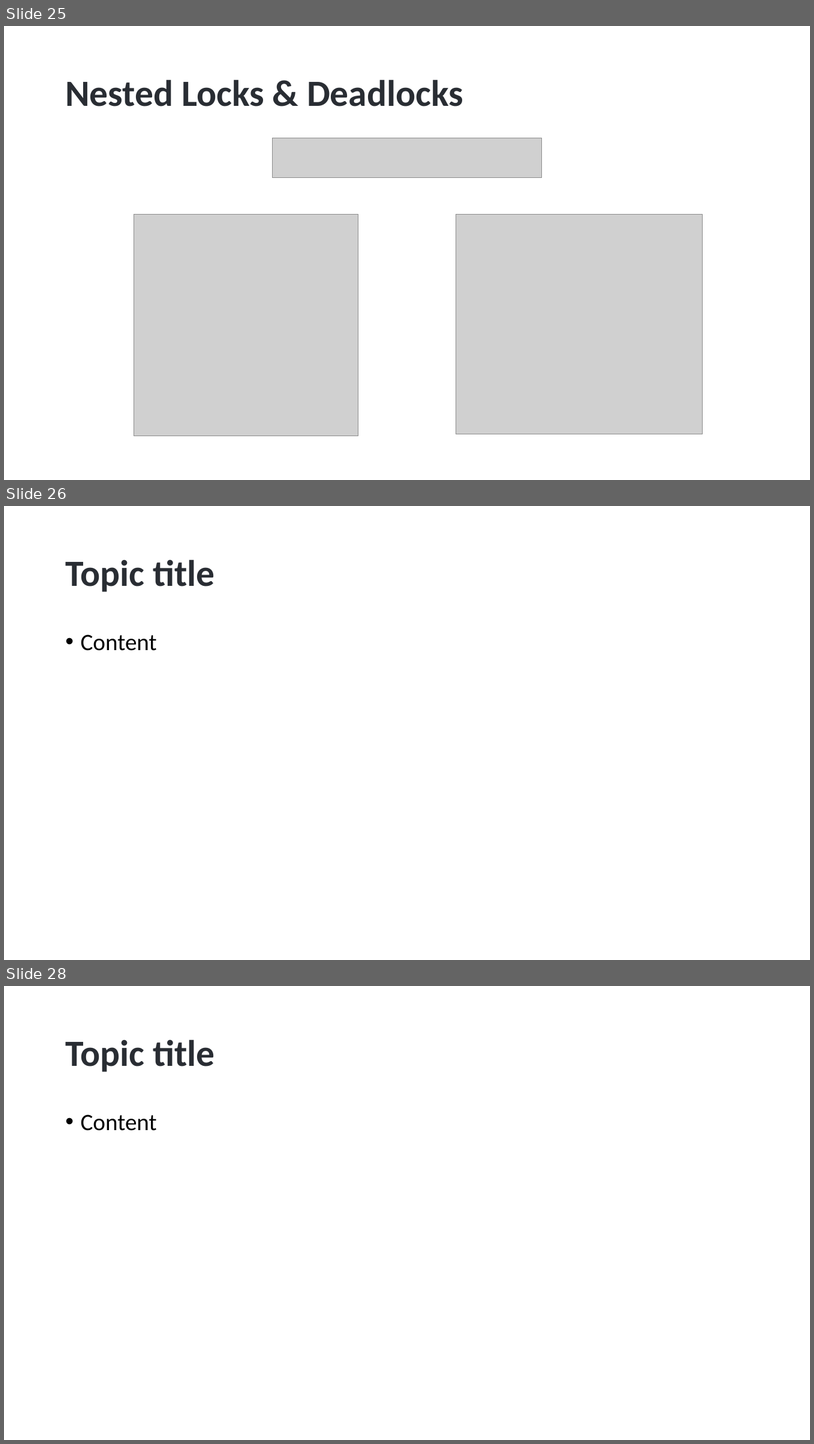
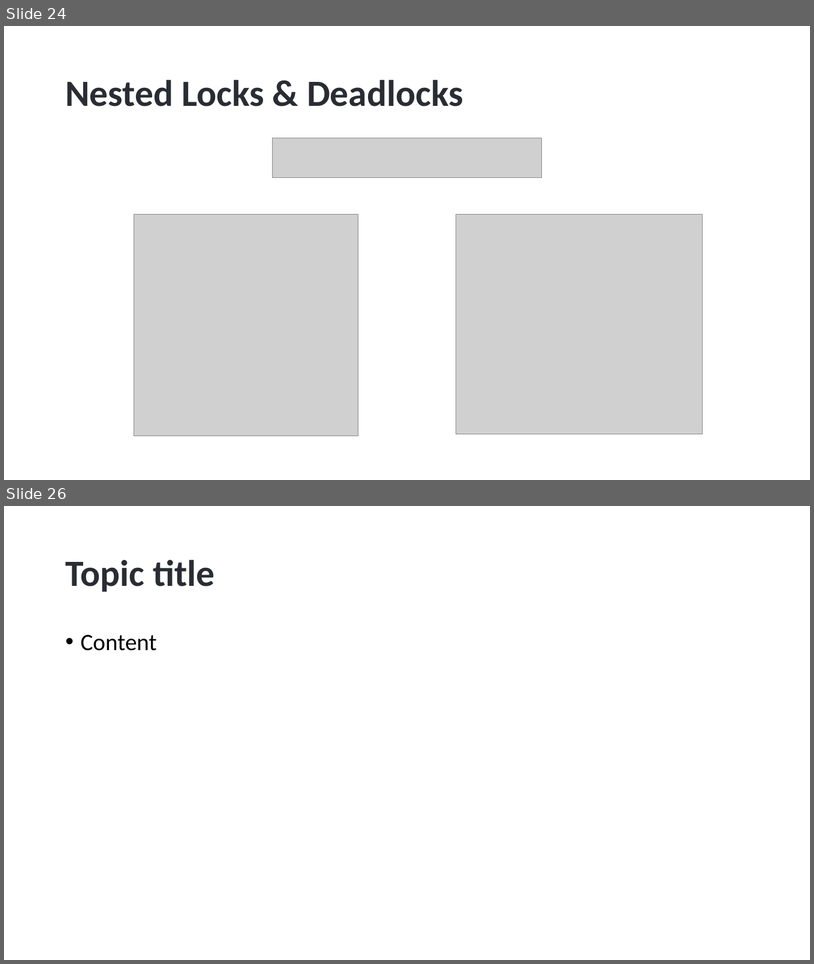
Before and after one commit to hikalkan/presentations, a slide deck: 2023-06-01 Dealing with Concurrency - Multi-Threading in Dotnet/Dotnet-Multi-Threading.pptx. Shown one above the other, each under a label of ours: slides 25, 26 and 28 before the commit, slides 24 and 26 after it; the slides between them are not shown. The pictures are 814x1444 and 814x964 pixels, drawn with LibreOffice and Linux fonts; fonts in the diff are those of the drawing; grey boxes stand for pictures; background and template pictures are left out. Boxes give left, top, right and bottom in pixels: in the first picture for what was removed or moved away, otherwise in the second. Text is boxed around its words. In the diff, an @@ line names an element or a change of style, - is before the commit and + after.

```diff
--- a/2023-06-01 Dealing with Concurrency - Multi-Threading in Dotnet/Dotnet-Multi-Threading.pptx
+++ b/2023-06-01 Dealing with Concurrency - Multi-Threading in Dotnet/Dotnet-Multi-Threading.pptx
@@ slide 26 removed at [4, 506, 810, 960], background picture (left out) @@
@@ title removed at [65, 559, 215, 592] @@
-Topic title
@@ text removed at [81, 634, 157, 651] @@
-• Content
@@ what was slide 25 is now slide 24 @@
@@ what was slide 28 is now slide 26 @@
```
Also in this commit, not shown: 3 slides changed, 1 other slide removed.
